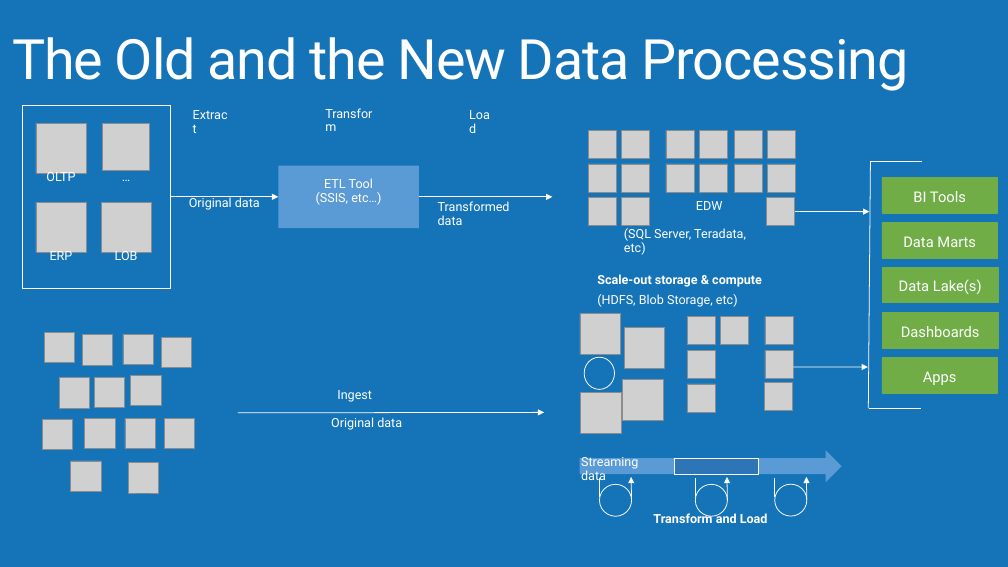
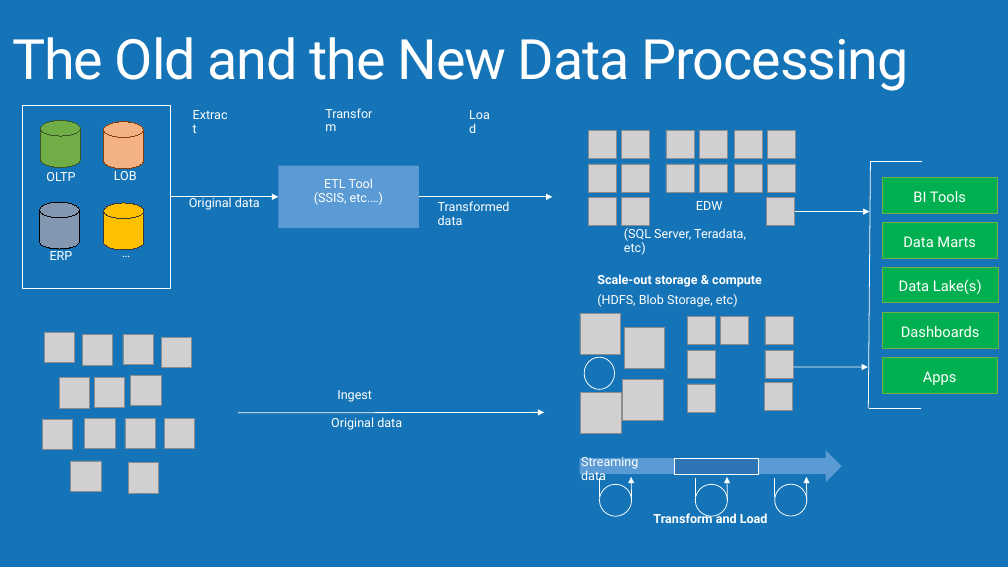
Before and after one commit to AzureCAT-GSI/Big-Data, a slide deck: slide 4 of Architecting Big Data Solutions.pptx. Drawn at 1008x567 pixels with LibreOffice and Linux fonts; fonts in the diff are those of the drawing; grey boxes stand for pictures; background and template pictures are left out. Boxes give left, top, right and bottom in pixels: in the first picture for what was removed or moved away, otherwise in the second. Text is boxed around its words. In the diff, an @@ line names an element or a change of style, - is before the commit and + after.

Commit message:
Formatted/Re-aligned Slides Across The Deck
- Reducing the no. of slides for intro and lambda architecture section
- Moving sections around to align better with the storyline

```diff
--- a/Architecting Big Data Solutions.pptx
+++ b/Architecting Big Data Solutions.pptx
@@ picture removed at [36, 123, 86, 173] @@
@@ cylinder added at [40, 120, 80, 167], fill #70AD47, outline #385723 0.75 pt @@
@@ picture removed at [103, 124, 150, 171] @@
@@ cylinder added at [104, 122, 144, 169], fill #F4B183, outline #843C0B 0.75 pt @@
@@ text "LOB" rewrapped from [115, 248, 138, 264] to [114, 168, 137, 180] @@
@@ picture removed at [36, 202, 86, 252] @@
@@ cylinder added at [39, 202, 79, 249], fill #8497B0, outline #000000 0.75 pt @@
@@ picture removed at [101, 202, 151, 252] @@
@@ cylinder added at [104, 203, 144, 250], fill #FFC000, outline #3B3838 0.75 pt @@
@@ text in rectangle at [314, 192, 383, 205]: text changed @@
-(SSIS, etc…)
+(SSIS, etc.…)
@@ text "…": place and size @@
-text "…" at [94, 164, 159, 202]
+text "…" at [94, 240, 159, 278]
@@ fill #70AD47 to #00B050 in 5 elements at [882, 178, 998, 213], [882, 223, 998, 259], [882, 267, 998, 302], [882, 312, 998, 348], [882, 358, 998, 393] @@
```
Also in this commit, not shown: 11 other slides changed, 1 slide added, 4 slides removed.
